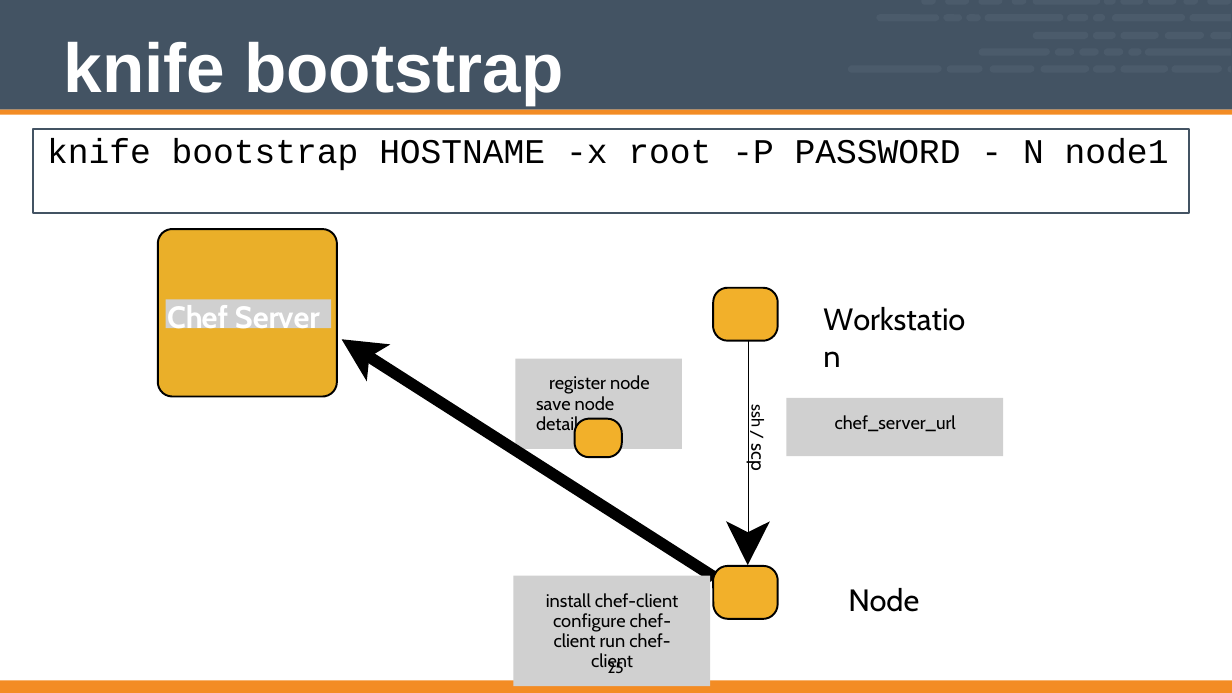
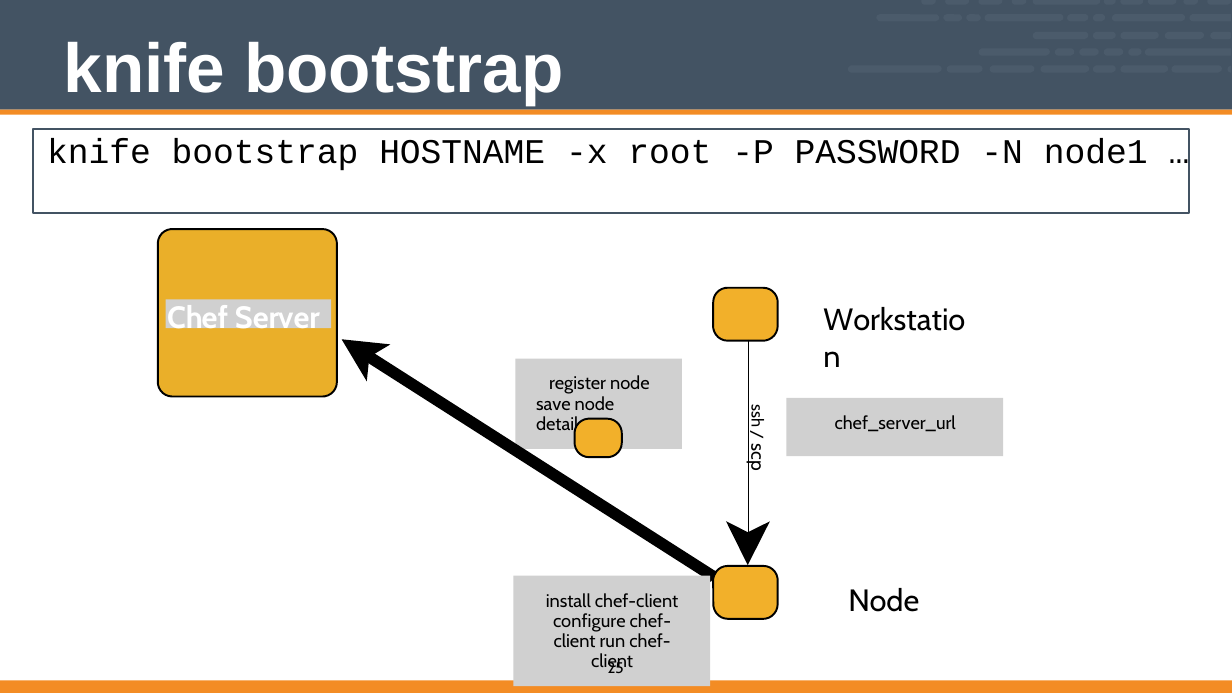
Before and after one commit to vinyar/chef-intermediate, a slide deck: slide 25 of Modules/02-Chef_Intermediate.pptx. Drawn at 1232x693 pixels with LibreOffice and Linux fonts; fonts in the diff are those of the drawing; grey boxes stand for pictures. Boxes give left, top, right and bottom in pixels: in the first picture for what was removed or moved away, otherwise in the second. Text is boxed around its words. In the diff, an @@ line names an element or a change of style, - is before the commit and + after.

```diff
--- a/Modules/02-Chef_Intermediate.pptx
+++ b/Modules/02-Chef_Intermediate.pptx
@@ text in rectangle at [47,138,1148,171]: text changed @@
-knife bootstrap HOSTNAME -x root -P PASSWORD - N node1
+knife bootstrap HOSTNAME -x root -P PASSWORD -N node1 …
```
Also in this commit, not shown: 4 other slides changed.
